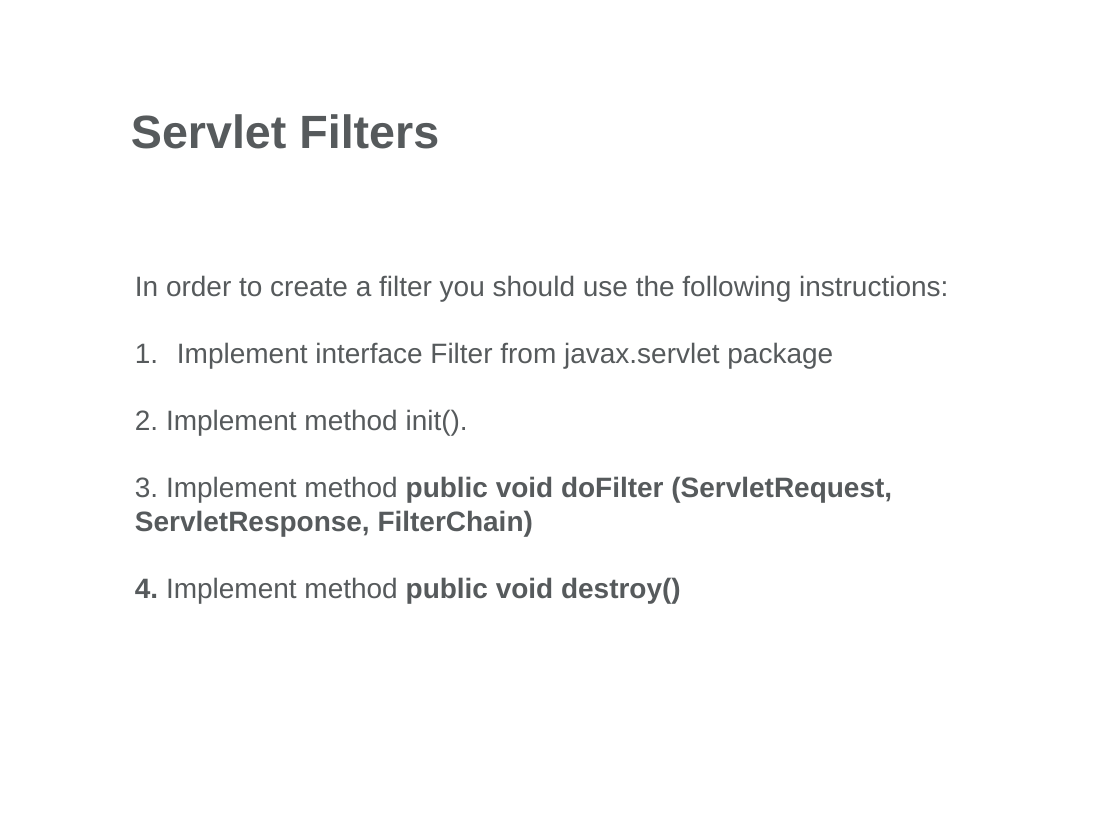
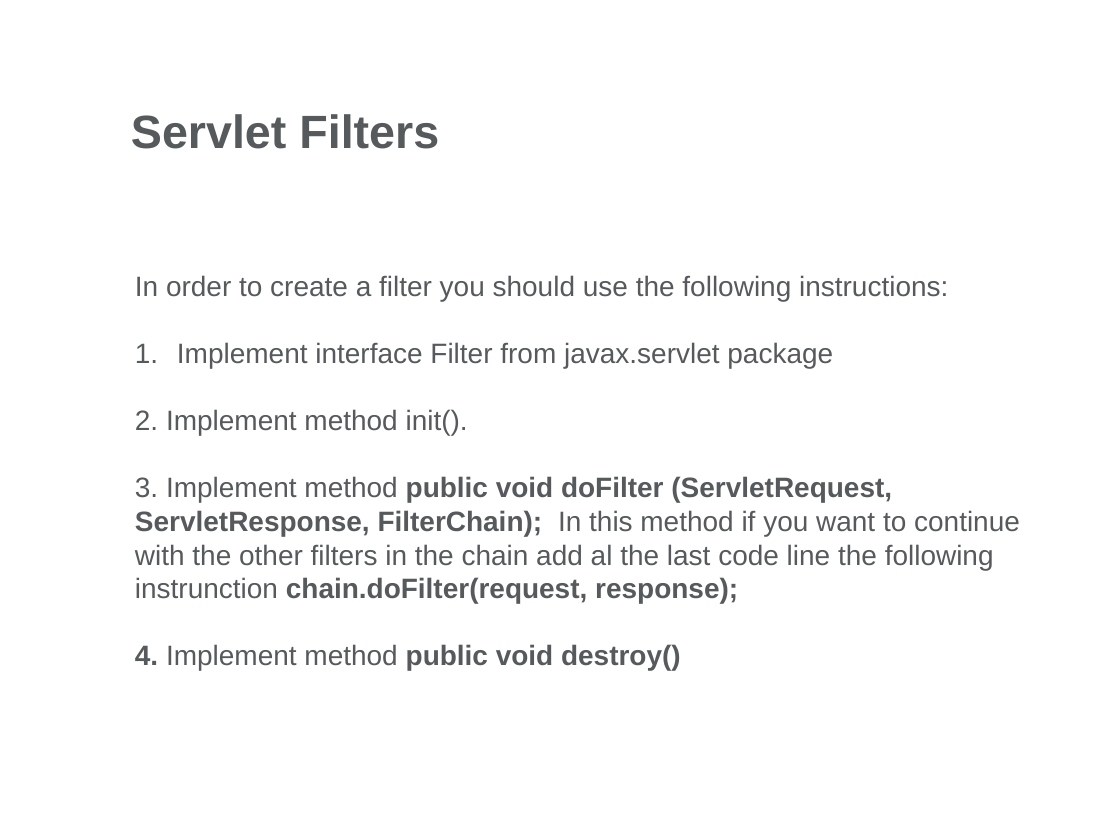
Before and after one commit to roxanamacarie/JavaDocs, a slide deck: slide 30 of Servlets/Day 2/Docs/Web Presentation-Part2.pptx. Drawn at 1120x840 pixels with LibreOffice and Linux fonts; fonts in the diff are those of the drawing; background and template pictures are left out. Boxes give left, top, right and bottom in pixels: in the first picture for what was removed or moved away, otherwise in the second. Text is boxed around its words. In the diff, an @@ line names an element or a change of style, - is before the commit and + after.

```diff
--- a/Servlets/Day 2/Docs/Web Presentation-Part2.pptx
+++ b/Servlets/Day 2/Docs/Web Presentation-Part2.pptx
@@ text at (135, 476, 1020, 603): text changed; bold off @@
-  3. Implement method public void doFilter (ServletRequest, ServletResponse, FilterChain)
+  3. Implement method public void doFilter (ServletRequest, ServletResponse, FilterChain); In this method if you want to continue with the other filters in the chain add al the last code line the following instrunction chain.doFilter(request, response);
```
Also in this commit, not shown: 1 other slide changed, 32 other files.
